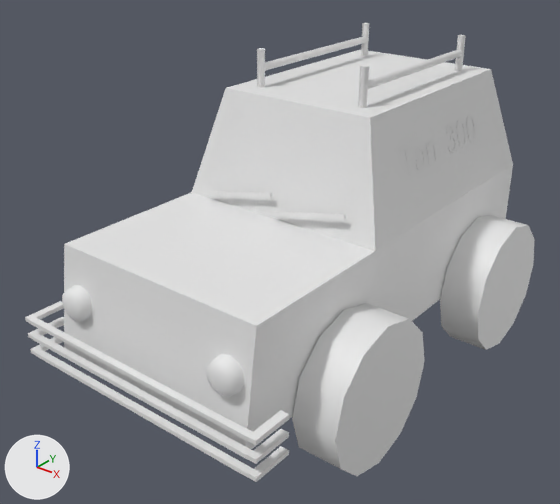
The glTF model Tank300.glb as it was, and as the next commit left it.
Camera for both pictures: a camera (50 mm lens) standing at (0.604, -0.849, 0.666) and looking at (-0.03, -0.056, 0.175). The lights are fixed; the arrows at lower left show +X, +Y and +Z. Where no turn or scale is listed for an object, it has been applied to the vertices.

In view in the first picture: 'Bbox', 'Log', 'Wheel', 'carbody', 'dingpeng', 'light', 'yushua'.
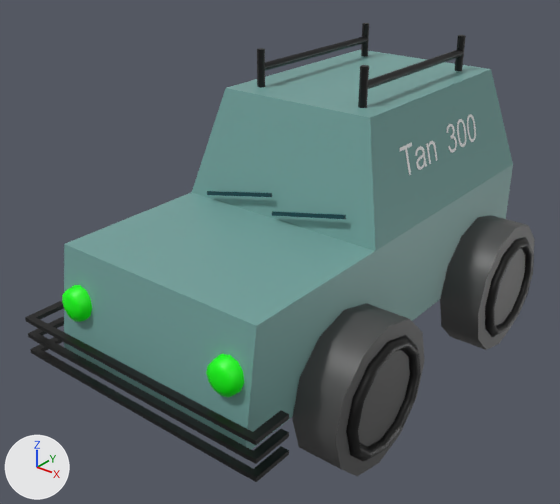
The newer file is also rescaled (x3.0) as a whole; pictures and numbers use the older file's frame.

Diff of the bpy script that builds the scene:
```diff
--- a/Tank300.glb.py
+++ b/Tank300.glb.py
@@ mat_wheel_in @@
+mat_wheel_in = principled_material('wheel-in')
+mat_wheel_in.base_color = (0.0, 0.0, 0.0)  # black #000000
+mat_wheel_in.roughness = 0.45
@@ mat_mh_1099_head_equip_yellow @@
+mat_mh_1099_head_equip_yellow = principled_material('mh_1099_Head_Equip_yellow')
+mat_mh_1099_head_equip_yellow.base_color = (0.173, 0.365, 0.341)  # cyan #73a39e
+mat_mh_1099_head_equip_yellow.roughness = 0.45
@@ mat_yushua @@
+mat_yushua = principled_material('yushua')
+mat_yushua.base_color = (0.0, 0.051, 0.0627)  # dark cyan #004047
+mat_yushua.roughness = 0.45
@@ mat_chedeng @@
+mat_chedeng = principled_material('chedeng')
+mat_chedeng.base_color = (0.0, 1.0, 0.0)  # green #00ff00
+mat_chedeng.roughness = 0.45
@@ mat_wheel @@
+mat_wheel = principled_material('wheel')
+mat_wheel.base_color = (0.0706, 0.0706, 0.0706)  # dark grey #4b4b4b
+mat_wheel.roughness = 0.45
@@ me_wheel @@
 me_wheel.from_pydata(...)  # 120 vertices, 220 faces; spans x -0.031..0.412, y -0.458..0.191, z -0.101..0.255
+me_wheel.materials.append(mat_wheel)  # dark grey #4b4b4b
@@ me_bbox @@
 me_bbox.from_pydata(...)  # 72 vertices, 108 faces; spans x -0.195..0.195, y -0.005..0.051, z -0.049..0.006
+me_bbox.materials.append(mat_wheel_in)  # black #000000
@@ me_light @@
 me_light.from_pydata(...)  # 74 vertices, 120 faces; spans x -0.024..0.275, y -0.012..0.015, z -0.024..0.024
+me_light.materials.append(mat_chedeng)  # green #00ff00
@@ me_yushua @@
 me_yushua.from_pydata(...)  # 16 vertices, 24 faces; spans x -0.122..0.109, y -0.004..0.006, z -0.003..0.026
+me_yushua.materials.append(mat_yushua)  # dark cyan #004047
@@ me_carbody @@
 me_carbody.from_pydata(...)  # 16 vertices, 24 faces; spans x -0.158..0.158, y -0.363..0.295, z 0.0..0.305
+me_carbody.materials.append(mat_mh_1099_head_equip_yellow)  # cyan #73a39e
@@ me_dingpeng @@
 me_dingpeng.from_pydata(...)  # 60 vertices, 96 faces; spans x -0.089..0.089, y -0.136..0.136, z -0.049..0.024
+me_dingpeng.materials.append(mat_wheel_in)  # black #000000
@@ me_wheel_in @@
+me_wheel_in.from_pydata(...)  # 192 vertices, 384 faces; spans x -0.232..0.232, y -0.252..0.269, z 0.018..0.179
+me_wheel_in.materials.append(mat_wheel_in)  # black #000000
@@ ob_wheel_in @@
+ob_wheel_in = bpy.data.objects.new('Wheel-in', me_wheel_in)
+ob_wheel_in.location = (0.0, 0.0, 0.0)
```

Changed parts and their boxes [x1, y1, x2, y2] in the pictures (560 x 504 px):
'carbody', recoloured (white to cyan)
    both: [64, 50, 513, 449]
'Wheel', recoloured
    both: [292, 215, 535, 476]
'Bbox', recoloured (white to black)
    both: [25, 301, 289, 482]
'Wheel-in', added (black)
    after: [346, 237, 534, 461]
'dingpeng', recoloured (grey to black)
    both: [257, 23, 466, 108]
'light', recoloured (white to green)
    both: [62, 285, 244, 398]
'yushua', recoloured (white to cyan)
    both: [207, 191, 346, 219]
